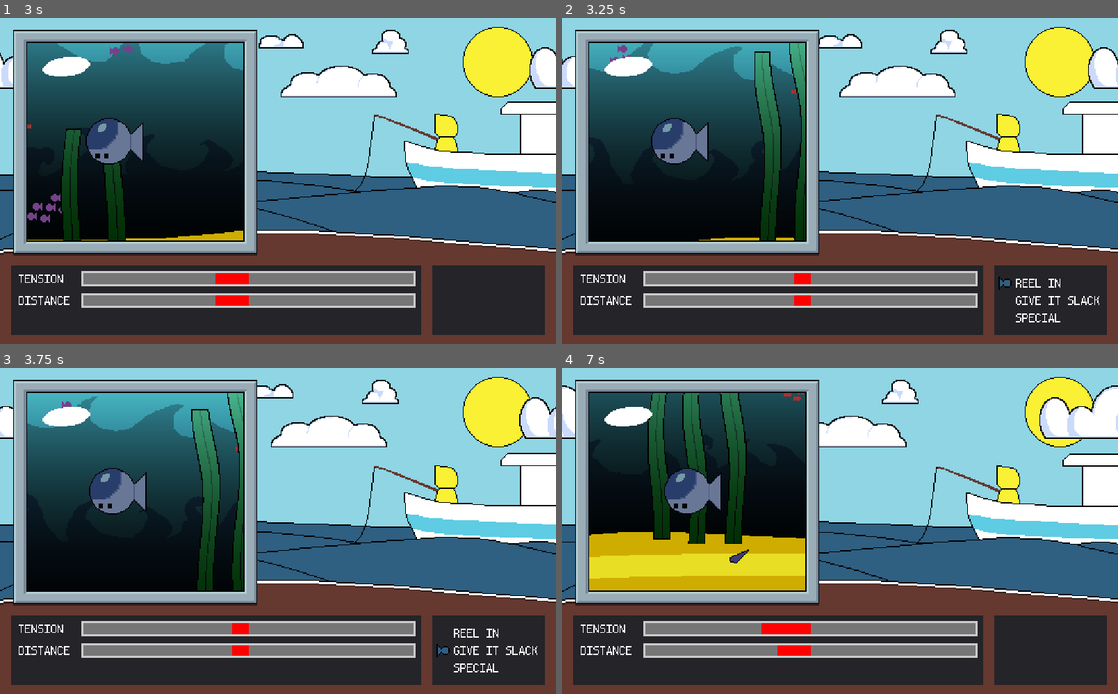
Above: before the commit, frames 1-4 (two rows, left to right).
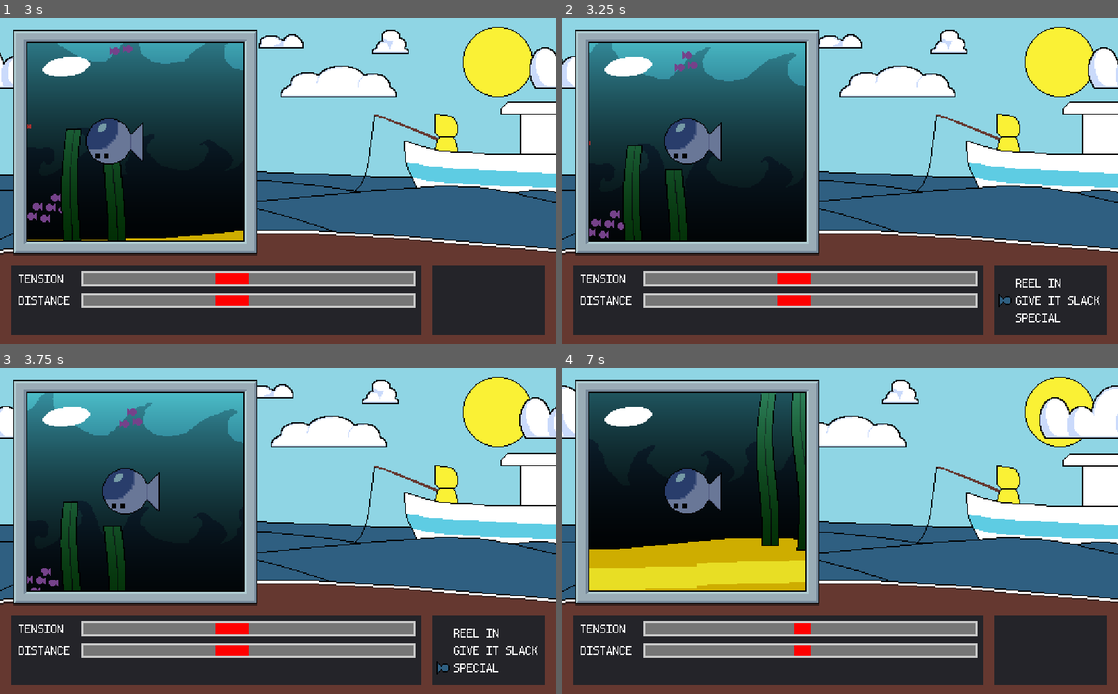
Above: after the commit, the same moments.

Repository: TateKennington/Battle-Fish-Saga
Game: Godot game, scene res://GUI/MainMenu.tscn
The game is run twice, just before and just after one commit, with the same random seed, the same clock (stepped at 60 frames per second) and the same inputs. The engine's default icon, where the game draws it, is replaced by a stand-in: a white triangle on a blue panel in a dark square.
Inputs:
- Up to frame 1 (3 s): tap Enter at 0.5 s; hold Up 0.53-1.28 s; tap Space at 0.77, 1.52 s; hold Down 1.28-2.03 s; hold Up from 2.03 s (still down)
- Up to frame 2 (3.25 s): keep holding Up; tap Space at 3.02 s
- Up to frame 3 (3.75 s): release Up at 3.53 s; hold Down from 3.53 s (still down)
- Up to frame 4 (7 s): tap Space at 3.77, 4.52, 6.02, 6.77 s; release Down at 5.78 s; hold Up from 5.78 s (still down)

Frame 1 is identical in both runs. In frame 2, 7.1% of the frame differs, in the area x 4-81%, y 7-89%; in frame 3, 6.8%; in frame 4, 9.2%, in the area x 4-44%, y 7-89%.

Commit message:
Prevent player input during enemy turn

Diff:
--- a/GUI/BattleGUI.gd
+++ b/GUI/BattleGUI.gd
@@ -46,9 +46,9 @@
 	emit_signal("choose_move", current_menu, index);
 
 func activate():
-	set_process_input(true);
+	menu.set_process_input(true);
 	menu.visible = true;
 
 func deactivate():
-	set_process_input(false);
+	menu.set_process_input(false);
 	menu.visible = false;
